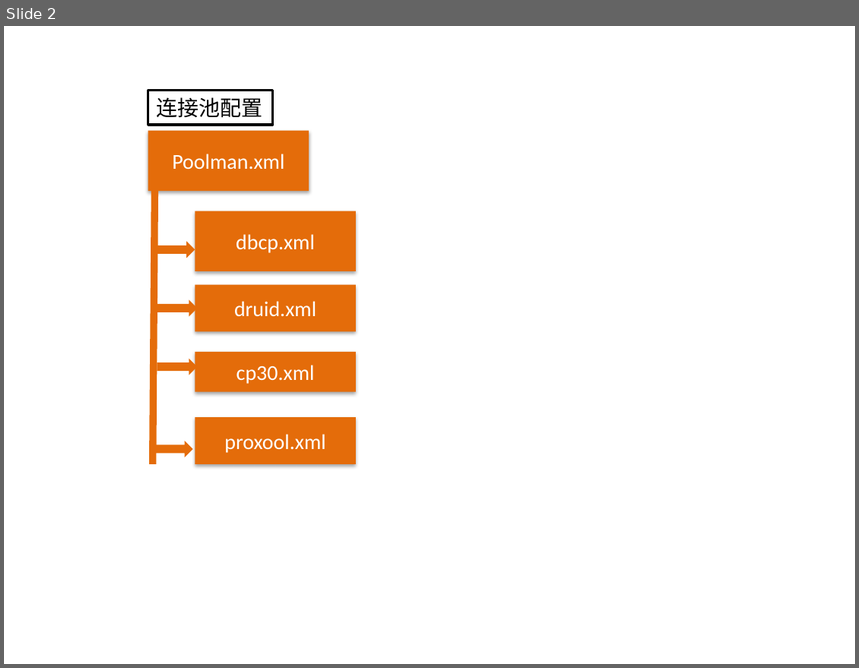
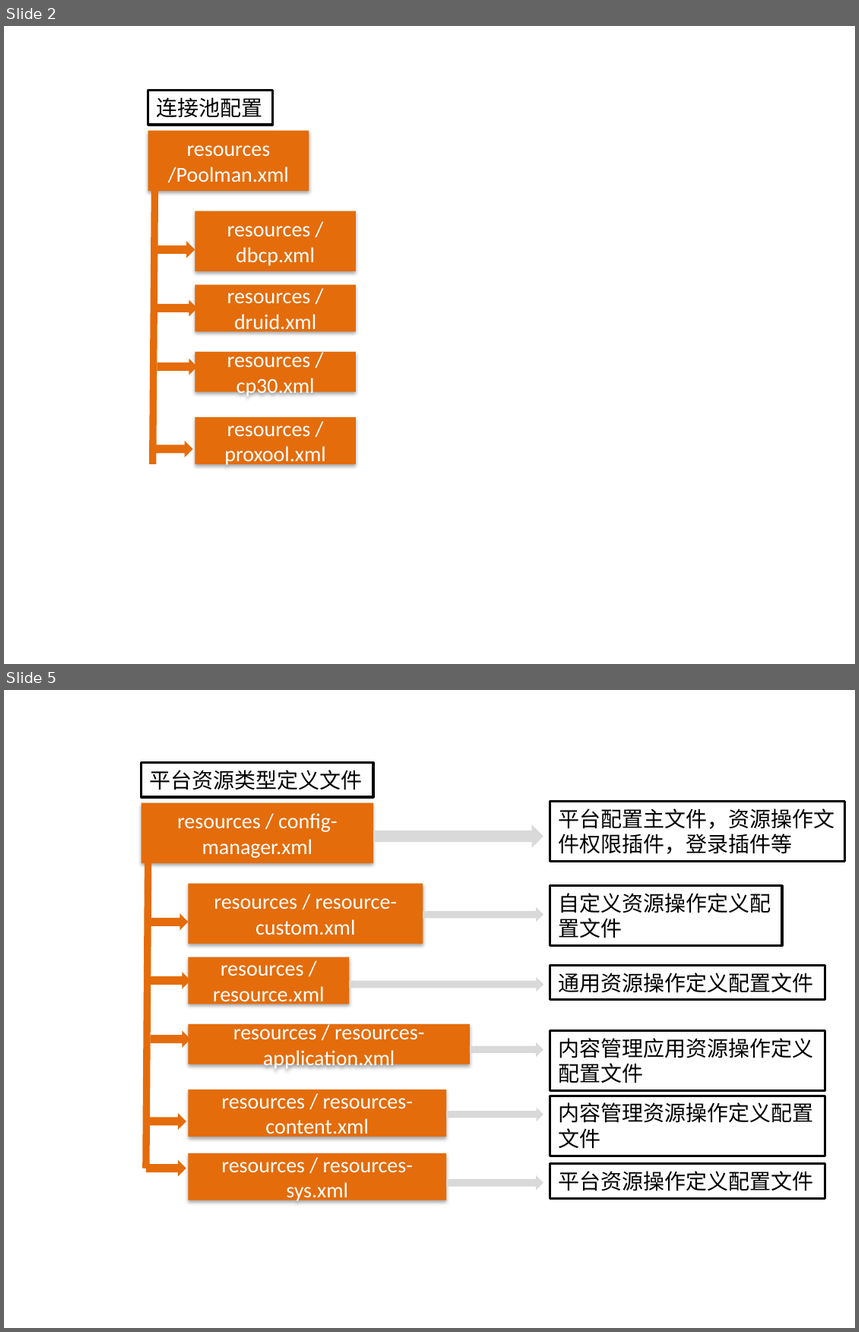
Before and after one commit to zhanght86/bboss-cms, a slide deck: 文档/平台配置文件示意图.pptx. Shown one above the other, each under a label of ours: slide 2 before the commit, slides 2 and 5 after it; the slides between them are not shown. The pictures are 859x668 and 859x1332 pixels, drawn with LibreOffice and Linux fonts; fonts in the diff are those of the drawing. Boxes give left, top, right and bottom in pixels: in the first picture for what was removed or moved away, otherwise in the second. Text is boxed around its words. In the diff, an @@ line names an element or a change of style, - is before the commit and + after.

```diff
--- a/文档/平台配置文件示意图.pptx
+++ b/文档/平台配置文件示意图.pptx
@@ slide 5 added at (x1=4, y1=690, x2=855, y2=1328), background #FFFFFF @@
@@ rectangle added at (x1=141, y1=763, x2=373, y2=797), fill #FFFFFF, outline #000000 2 pt, 18 pt, text #000000 @@
+平台资源类型定义文件
@@ rectangle added at (x1=141, y1=803, x2=373, y2=863), fill #E46C0A, 18 pt, text #FFFFFF @@
+resources / config-manager.xml
@@ rectangle added at (x1=550, y1=802, x2=845, y2=862), fill #FFFFFF, outline #000000 2 pt, 18 pt, text #000000 @@
+平台配置主文件，资源操作文件权限插件，登录插件等
@@ right arrow added at (x1=373, y1=825, x2=544, y2=847), fill #D9D9D9 @@
@@ line added from (148, 863) to (146, 1168), #E46C0A 6 pt @@
@@ rectangle added at (x1=189, y1=883, x2=424, y2=944), fill #E46C0A, 18 pt, text #FFFFFF @@
+resources / resource-custom.xml
@@ rectangle added at (x1=550, y1=886, x2=783, y2=946), fill #FFFFFF, outline #000000 2 pt, 18 pt, text #000000 @@
+自定义资源操作定义配置文件
@@ right arrow added at (x1=148, y1=914, x2=188, y2=931), fill #E46C0A @@
@@ right arrow added at (x1=423, y1=907, x2=544, y2=922), fill #D9D9D9 @@
@@ rectangle added at (x1=189, y1=958, x2=350, y2=1004), fill #E46C0A, 18 pt, text #FFFFFF @@
+resources / resource.xml
@@ right arrow added at (x1=151, y1=973, x2=190, y2=989), fill #E46C0A @@
@@ right arrow added at (x1=350, y1=977, x2=544, y2=991), fill #D9D9D9 @@
@@ rectangle added at (x1=550, y1=966, x2=826, y2=1000), fill #FFFFFF, outline #000000 2 pt, 18 pt, text #000000 @@
+通用资源操作定义配置文件
@@ right arrow added at (x1=151, y1=1031, x2=190, y2=1049), fill #E46C0A @@
@@ rectangle added at (x1=189, y1=1024, x2=471, y2=1065), fill #E46C0A, 18 pt, text #FFFFFF @@
+resources / resources-application.xml
@@ rectangle added at (x1=550, y1=1031, x2=826, y2=1092), fill #FFFFFF, outline #000000 2 pt, 18 pt, text #000000 @@
+内容管理应用资源操作定义配置文件
@@ right arrow added at (x1=470, y1=1043, x2=544, y2=1057), fill #D9D9D9 @@
@@ rectangle added at (x1=189, y1=1090, x2=446, y2=1137), fill #E46C0A, 18 pt, text #FFFFFF @@
+resources / resources-content.xml
@@ rectangle added at (x1=550, y1=1096, x2=826, y2=1157), fill #FFFFFF, outline #000000 2 pt, 18 pt, text #000000 @@
+内容管理资源操作定义配置文件
@@ right arrow added at (x1=146, y1=1113, x2=186, y2=1130), fill #E46C0A @@
@@ right arrow added at (x1=446, y1=1108, x2=544, y2=1122), fill #D9D9D9 @@
@@ right arrow added at (x1=146, y1=1160, x2=186, y2=1177), fill #E46C0A @@
@@ rectangle added at (x1=189, y1=1154, x2=446, y2=1201), fill #E46C0A, 18 pt, text #FFFFFF @@
+resources / resources-sys.xml
@@ rectangle added at (x1=550, y1=1164, x2=826, y2=1198), fill #FFFFFF, outline #000000 2 pt, 18 pt, text #000000 @@
+平台资源操作定义配置文件
@@ right arrow added at (x1=446, y1=1176, x2=544, y2=1191), fill #D9D9D9 @@
@@ slide 2 changed as well @@
@@ text in rectangle at (x1=168, y1=145, x2=289, y2=183): text changed @@
-Poolman.xml
+resources /Poolman.xml
@@ text in rectangle at (x1=227, y1=226, x2=315, y2=266): text changed @@
-dbcp.xml
+resources / dbcp.xml
@@ text in rectangle at (x1=227, y1=293, x2=316, y2=335): text changed @@
-druid.xml
+resources / druid.xml
@@ text in rectangle at (x1=227, y1=350, x2=315, y2=398): text changed @@
-cp30.xml
+resources / cp30.xml
@@ text in rectangle at (x1=224, y1=426, x2=325, y2=467): text changed @@
-proxool.xml
+resources / proxool.xml
```
Also in this commit, not shown: 2 other slides changed, 8 other slides added, 1 slide removed.
